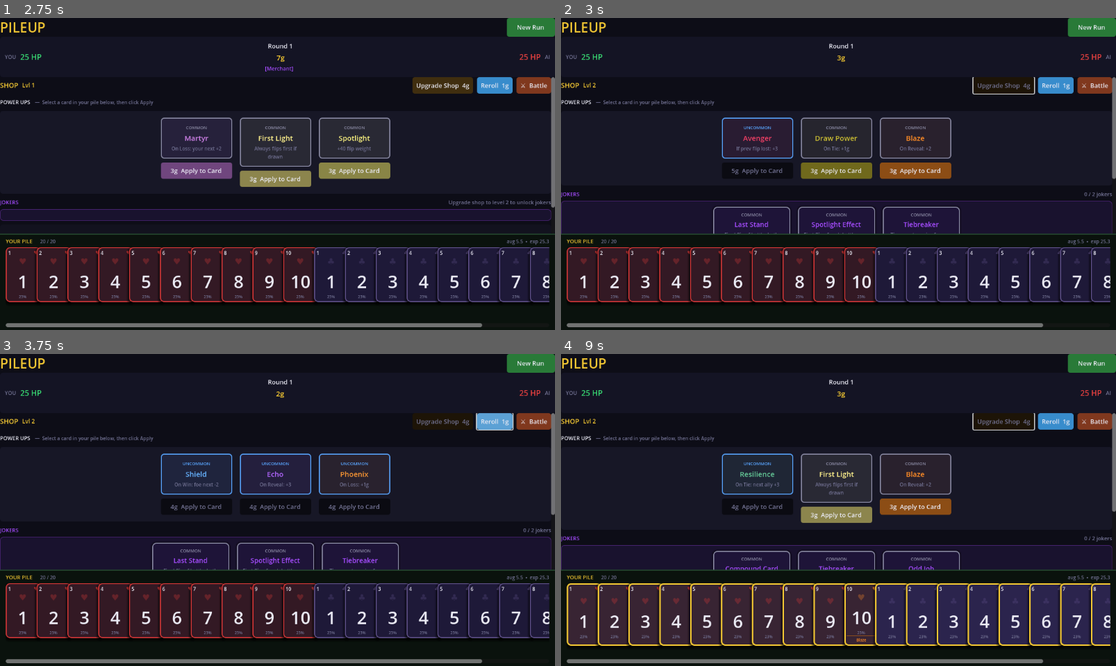
Above: before the commit, frames 1-4 (two rows, left to right).
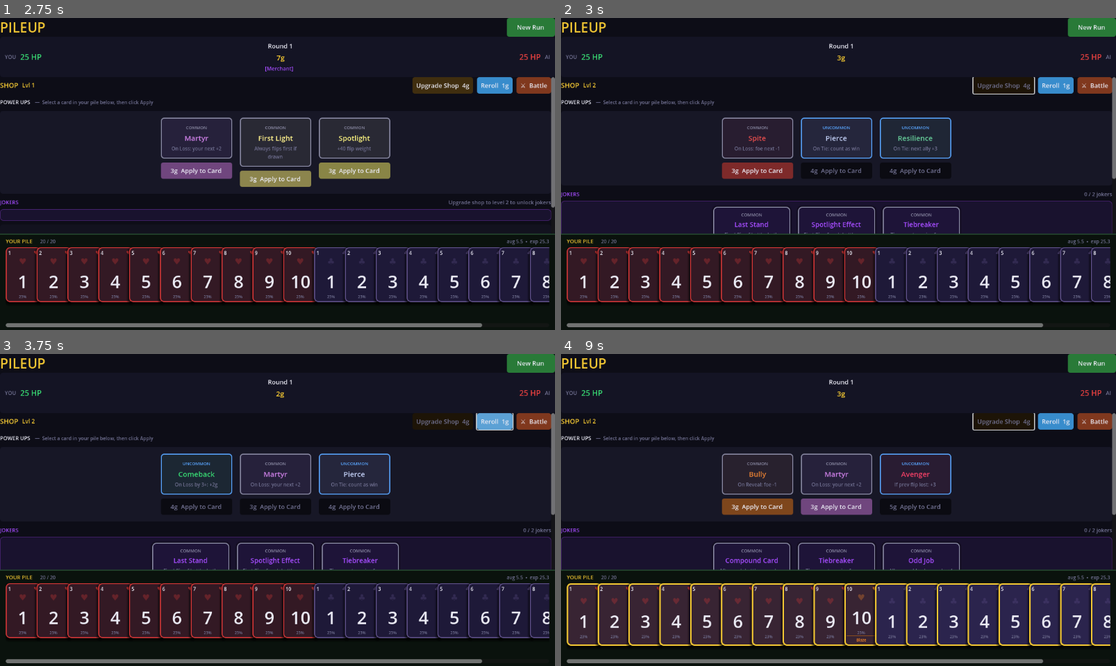
Above: after the commit, the same moments.

Repository: Idosiloni/pileup
Game: Godot game, scene res://scenes/Main.tscn
Same seed, same stepped clock (60 frames per second), same inputs: the game is played once before the commit and once after it.
Inputs:
- Up to frame 1 (2.75 s): click "New Run" at 0.5 s; click "New Run" at 1.25 s; click "Choose" at 2 s
- Up to frame 2 (3 s): click "Upgrade Shop 4g" at 2.75 s
- Up to frame 3 (3.75 s): click "Reroll 1g" at 3.5 s
- Up to frame 4 (9 s): click "⚔ Battle" at 4.25 s; click "New Run" at 5 s; click "Choose" at 5.75 s; click "3g Apply to Card" at 6.5 s; click "3g Apply to Card" at 7.25 s; click "3g Apply to Card" at 8 s; click "Upgrade Shop 4g" at 8.75 s

Frame 1 is identical in both runs. In frame 2, 3.0% of the frame differs, in the area x 28-71%, y 31-52%; in frame 3, 0.5%; in frame 4, 4.7%, in the area x 0-100%, y 31-70%.

Commit message:
Add bitter_end and last_laugh comeback abilities
bitter_end: lose by 8+: opponent's next card -4 (punishes blowout losses).
last_laugh: lose on the final flip: +5g (rewards staying in the game).

post_flip_events now passes margin to support bitter_end's threshold check;
post_flip_gold_events gets is_last_flip flag for last_laugh. Both are Uncommon (4g).

Co-Authored-By: Claude Sonnet 4.6 <noreply@anthropic.com>

Diff:
--- a/godot/scenes/Main.gd
+++ b/godot/scenes/Main.gd
@@ -91,6 +91,8 @@
 		"wallflower":   return Color(0.65, 0.50, 0.80)
 		"reaper":       return Color(0.45, 0.85, 0.65)
 		"rage_build":   return Color(0.95, 0.35, 0.20)
+		"bitter_end":   return Color(0.60, 0.20, 0.50)
+		"last_laugh":   return Color(0.85, 0.85, 0.30)
 	return Color(0.30, 0.30, 0.42)
 
 func rarity_color(rarity: String) -> Color:
--- a/godot/scripts/engine/Abilities.gd
+++ b/godot/scripts/engine/Abilities.gd
@@ -35,6 +35,8 @@
 	"wallflower":   {"id": "wallflower",   "label": "Wallflower",   "description": "-50 flip weight, but +3 on reveal",            "trigger": "passive",  "rarity": "uncommon", "cost": 4},
 	"reaper":       {"id": "reaper",       "label": "Reaper",       "description": "Win by 5+: foe's next card -3",                "trigger": "on_win",   "rarity": "rare",     "cost": 6},
 	"rage_build":   {"id": "rage_build",   "label": "Rage Build",   "description": "+1 per prior loss this battle",               "trigger": "on_reveal","rarity": "rare",     "cost": 6},
+	"bitter_end":   {"id": "bitter_end",   "label": "Bitter End",   "description": "Lose by 8+: foe's next card -4",             "trigger": "on_loss",  "rarity": "uncommon", "cost": 4},
+	"last_laugh":   {"id": "last_laugh",   "label": "Last Laugh",   "description": "Lose on final flip: +5g",                    "trigger": "on_loss",  "rarity": "uncommon", "cost": 4},
 }
 
 # ── reveal events ─────────────────────────────────────────────────────────────
@@ -89,6 +91,8 @@
 				events.append({"side": "left",  "ability": abl, "trigger": "on_loss", "delta": -1, "next": true})
 			if abl == "martyr":
 				events.append({"side": "left",  "ability": abl, "trigger": "on_loss", "delta":  2, "next": true})
+			if abl == "bitter_end" and margin >= 8:
+				events.append({"side": "right", "ability": abl, "trigger": "on_loss", "delta": -4, "next": true})
 	elif winner == "tie":
 		for abl in left_abls:
 			if abl == "resilience":
@@ -98,7 +102,7 @@
 				events.append({"side": "right", "ability": abl, "trigger": "on_tie", "delta": 3, "next": true})
 	return events
 
-func post_flip_gold_events(winner: String, left_abls: Array, right_abls: Array, margin: int) -> Array:
+func post_flip_gold_events(winner: String, left_abls: Array, right_abls: Array, margin: int, is_last_flip: bool = false) -> Array:
 	var events = []
 	if winner == "right" and left_abls.has("comeback") and margin >= 3:
 		events.append({"side": "left",  "ability": "comeback",   "trigger": "on_loss", "delta": 2, "currency": "gold"})
@@ -120,6 +124,10 @@
 		events.append({"side": "left",  "ability": "phoenix",    "trigger": "on_loss", "delta": 1, "currency": "gold"})
 	if winner == "left"  and right_abls.has("phoenix"):
 		events.append({"side": "right", "ability": "phoenix",    "trigger": "on_loss", "delta": 1, "currency": "gold"})
+	if winner != "left"  and left_abls.has("last_laugh") and is_last_flip:
+		events.append({"side": "left",  "ability": "last_laugh", "trigger": "on_loss", "delta": 5, "currency": "gold"})
+	if winner != "right" and right_abls.has("last_laugh") and is_last_flip:
+		events.append({"side": "right", "ability": "last_laugh", "trigger": "on_loss", "delta": 5, "currency": "gold"})
 	return events
 
 # Convenience wrappers returning totals (used by RunEngine / legacy callers)
--- a/godot/scripts/engine/BattleEngine.gd
+++ b/godot/scripts/engine/BattleEngine.gd
@@ -206,7 +206,7 @@
 			events.append(pev)
 
 		# ── Post-flip gold events (comeback, coin_press) ────────────────────
-		for gev in Abilities.post_flip_gold_events(flip["winner"], left_abls, right_abls, flip["delta"]):
+		for gev in Abilities.post_flip_gold_events(flip["winner"], left_abls, right_abls, flip["delta"], i == flip_count - 1):
 			if gev["side"] == "left":  left_gold_bonus  += gev["delta"]
 			else:                      right_gold_bonus += gev["delta"]
 			events.append(gev)
--- a/godot/scripts/engine/ShopEngine.gd
+++ b/godot/scripts/engine/ShopEngine.gd
@@ -5,7 +5,7 @@
 # ── power-up rarity pools ──────────────────────────────────────────────────────
 const POWER_UP_POOL = {
 	"common":   ["valor", "spite", "blaze", "martyr", "spotlight", "draw_power", "bully", "first_light"],
-	"uncommon": ["pierce", "echo", "comeback", "coin_press", "shield", "avenger", "phoenix", "resilience", "bounty", "grand_finale", "wallflower"],
+	"uncommon": ["pierce", "echo", "comeback", "coin_press", "shield", "avenger", "phoenix", "resilience", "bounty", "grand_finale", "wallflower", "bitter_end", "last_laugh"],
 	"rare":     ["anchor", "stage_hog", "eclipse", "storm", "late_bloomer", "reaper", "rage_build"]
 }
 
